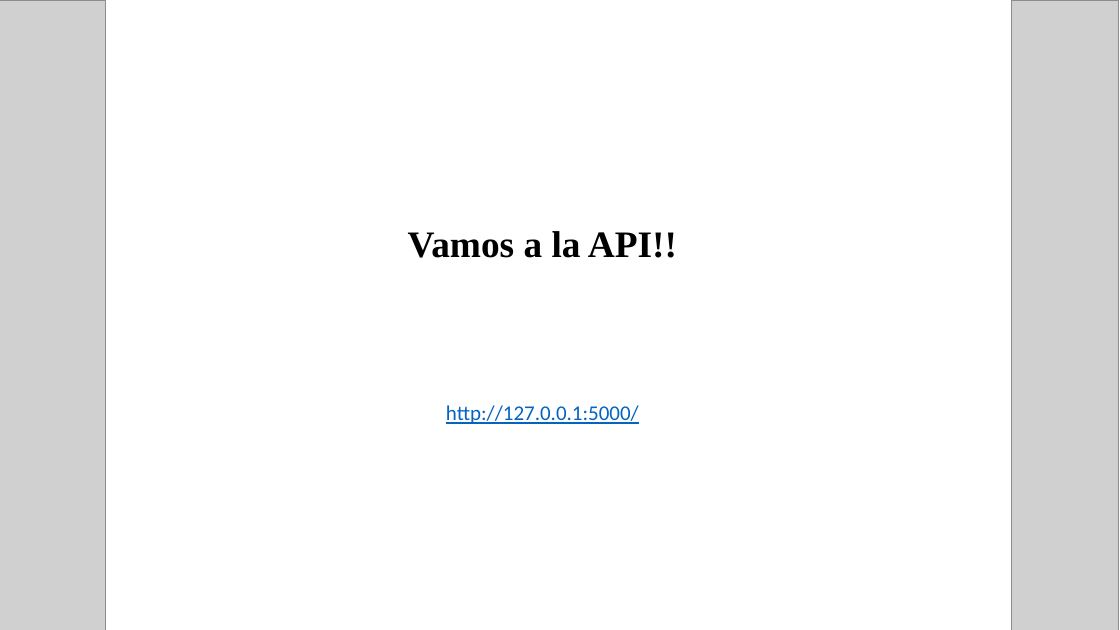
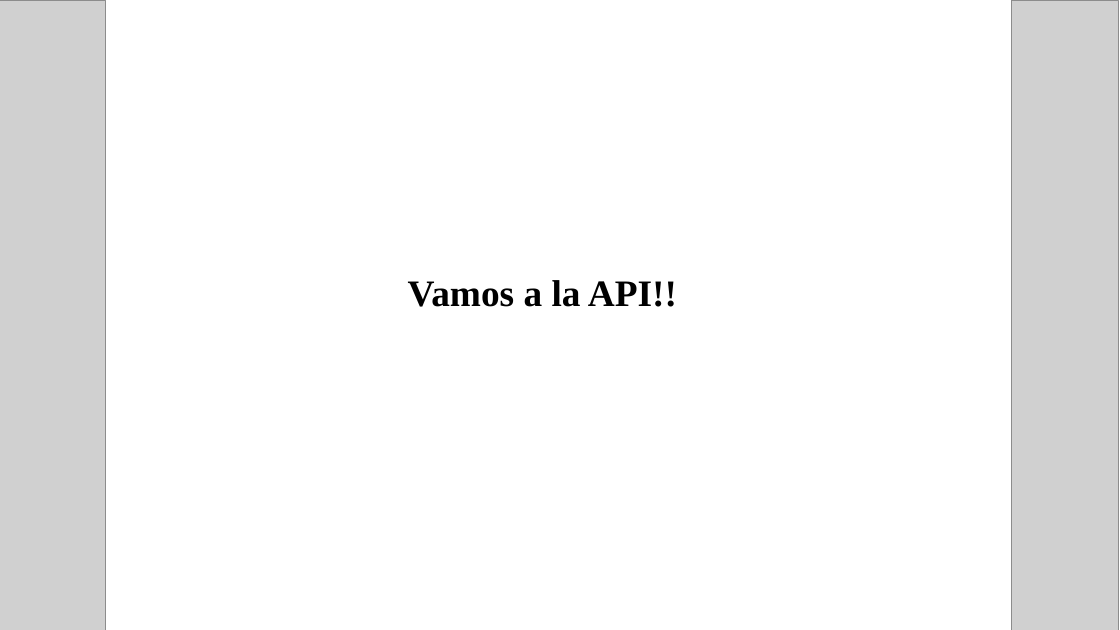
Before and after one commit to AnaAGG/APISPECIES2, a slide deck: slide 8 of Presentación1.pptx (slide 13 before the commit). Drawn at 1120x630 pixels with LibreOffice and Linux fonts; fonts in the diff are those of the drawing; grey boxes stand for pictures. Boxes give left, top, right and bottom in pixels: in the first picture for what was removed or moved away, otherwise in the second. Text is boxed around its words. In the diff, an @@ line names an element or a change of style, - is before the commit and + after.

```diff
--- a/Presentación1.pptx
+++ b/Presentación1.pptx
@@ text "Vamos a la API!!": place and size @@
-text "Vamos a la API!!" at (408,231,677,258)
+text "Vamos a la API!!" at (408,280,677,307)
@@ text removed at (446,405,639,424) @@
-http://127.0.0.1:5000/
```
Also in this commit, not shown: 2 slides added, 4 slides removed, 4 other files.
